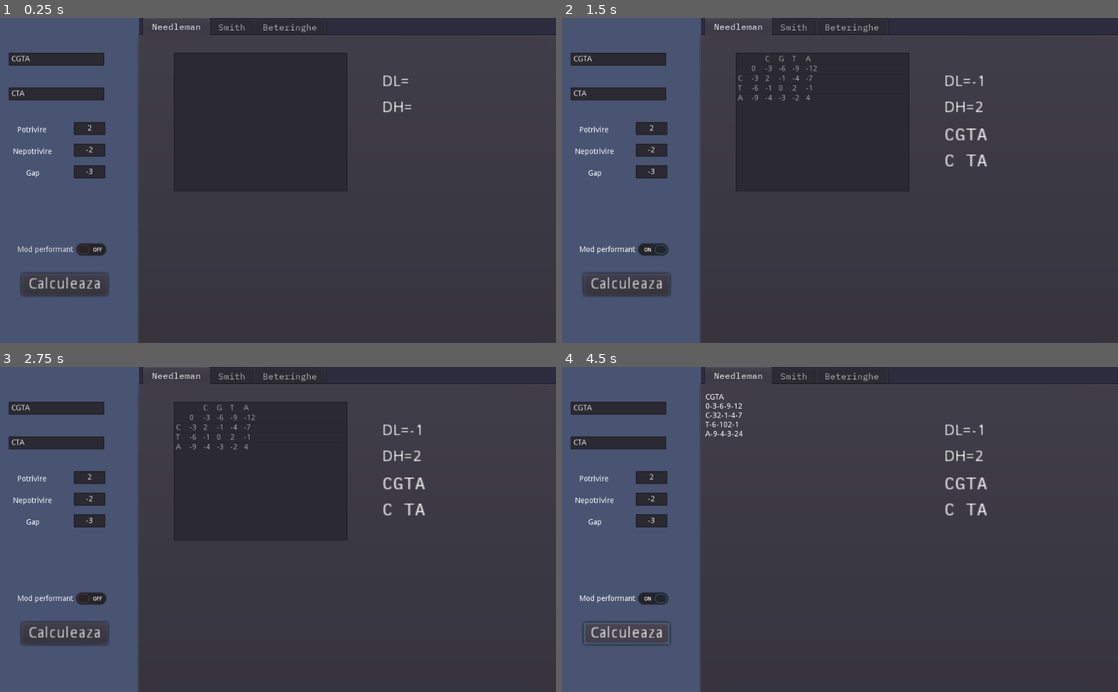
Above: before the commit, frames 1-4 (two rows, left to right).
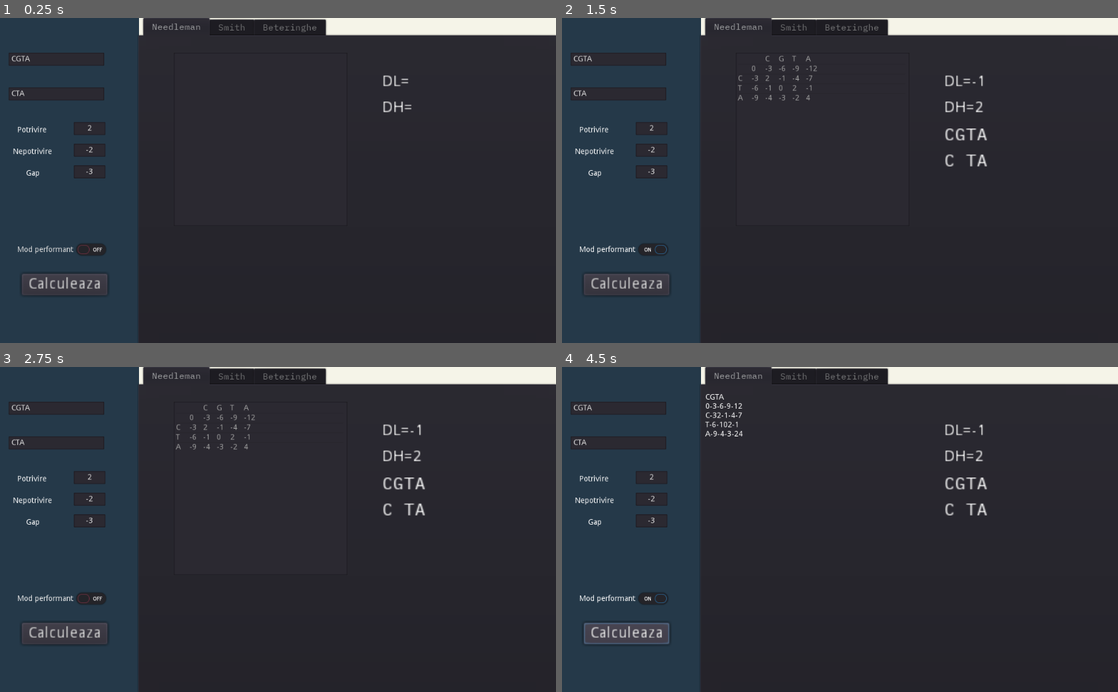
Above: after the commit, the same moments.

Repository: Drawsi/Bioinformatica
Game: Godot game, scene res://Main.tscn
The game is run twice, just before and just after one commit, with the same random seed, the same clock (stepped at 60 frames per second) and the same inputs.
Inputs:
- Up to frame 1 (0.25 s): no input
- Up to frame 2 (1.5 s): click "Calculeaza" at 0.5 s; click "Mod performant" at 1.25 s
- Up to frame 3 (2.75 s): click "Mod performant" at 2 s
- Up to frame 4 (4.5 s): click "Calculeaza" at 2.75 s; click "Mod performant" at 3.5 s; click "Calculeaza" at 4.25 s

The runs differ from the first frame. In frame 1, 24% of the frame differs, in the area x 0-100%, y 0-100%; in frame 2, 24%; in frame 3, 24%; in frame 4, 24%.

Commit message:
Version 2.3
Repaired backtrack
Improved performance

Diff:
--- a/Beteringhe.gd
+++ b/Beteringhe.gd
@@ -63,10 +63,12 @@
 				if x<height+2:
 					maxi=[matrix[x-1][y],matrix[x][y-1],matrix[x-1][y-1],-int(matrix[x+1][y-1])].max()
 
+	#						Creates the last row
 	matrix[height+2][0] = " "
 	for y in width+2:
 		if y>0:
 			matrix[height+2][y] = matrix[1][width+2-y]
+			print(matrix[height+2][y])
 
 func show_matrix():
 	if performance:
@@ -115,46 +117,66 @@
 		return g
 
 func backtrack(x,y):
-	if seq_max>0:
-		var highest = [matrix[x-1][y], matrix[x][y-1], matrix[x-1][y-1]].max()
-		if highest == matrix[x-1][y-1]:
-			seq1 = str(matrix[0][y-1]) + seq1
-			seq2 = str(matrix[x-1][0]) + seq2
-			backtrack(x-1,y-1)
-		elif highest == matrix[x-1][y]:
-			seq1 = " " + seq1
-			seq2 = str(matrix[x-1][0]) + seq2
-			backtrack(x-1,y)
-		elif highest == matrix[x][y-1]:
-			seq1 = str(matrix[0][y-1]) + seq1
-			seq2 = " " + seq2
-			backtrack(x,y-1)
+	while seq_max>0:
+		#		Defining the closest neighbours
+		var a = int(matrix[x-1][y])
+		var b = int(matrix[x][y-1])
+		var c = int(matrix[x-1][y-1])
+		var highest = [a,b,c].max()
+		#		Checking differences between highs
+		if a!=b || a!=c || b!=c:
+			match highest:
+				a:
+					seq1 = " " + seq1
+					seq2 = str(matrix[x-1][0]) + seq2
+					x = x-1
+				b:
+					seq1 = str(matrix[0][y-1]) + seq1
+					seq2 = " " + seq2
+					y = y-1
+				c:
+					seq1 = str(matrix[0][y-1]) + seq1
+					seq2 = str(matrix[x-1][0]) + seq2
+					x = x-1
+					y = y-1
+		else:
+			if a==b:
+				backtrack(x-1,y)#a
+				backtrack(x,y-1)#b
+			#	seq_max -= 1
+			elif a==c:
+				backtrack(x-1,y)#a
+				backtrack(x-1,y-1)#c
+			else:#a==c
+				backtrack(x-1,y)#a
+				backtrack(x-1,y-1)#c
 		seq_max -= 1
 
 func _on_Calc_pressed():
-	#						Initialising the basic vars
-	p = int(pot.get_text())
-	n = int(nepot.get_text())
-	g = int(gap.get_text())
-	s1_txt = s1.get_text()
-	s2_txt = s2.get_text()
-	if s1_txt and s2_txt:
-		width = s1_txt.length()
-		height = s2_txt.length()
-		seq_max = [height, width].max()
-	#						Erases any previous values
-	list.clear()
-	matrix = []
-	seq1 = ""
-	seq2 = ""
-	#						Starts processes
-	list.max_columns = width+2
-	Adrian_Beteringhe()
-	seq1 = str(matrix[height+1][0])
-	seq2 = str(matrix[0][width+1])
-	backtrack(height+1,width+1)
-	dl_dh()
-	show_matrix()
+	if get_parent().get_current_tab() == 2:
+		#						Initialising the basic vars
+		p = int(pot.get_text())
+		n = int(nepot.get_text())
+		g = int(gap.get_text())
+		s1_txt = s1.get_text()
+		s2_txt = s2.get_text()
+		if s1_txt and s2_txt:
+			width = s1_txt.length()
+			height = s2_txt.length()
+			seq_max = [height, width].max()
+		#						Erases any previous values
+		list.clear()
+		matrix = []
+		seq1 = ""
+		seq2 = ""
+		#						Starts processes
+		list.max_columns = width+2
+		Adrian_Beteringhe()
+		seq1 = str(matrix[height+1][0])
+		seq2 = str(matrix[0][width+1])
+		backtrack(height+1,width+1)
+		dl_dh()
+		show_matrix()
 
 func _on_CheckButton_pressed():
 	performance = !performance
--- a/Main.tscn
+++ b/Main.tscn
@@ -12,7 +12,7 @@
 [node name="BG" type="ColorRect" parent="."]
 margin_right = 1024.0
 margin_bottom = 600.0
-color = Color( 0.180392, 0.172549, 0.247059, 1 )
+color = Color( 0.964706, 0.960784, 0.913725, 1 )
 
 [node name="SidePanel" type="Control" parent="."]
 margin_right = 256.0
@@ -24,7 +24,7 @@
 [node name="ColorRect" type="ColorRect" parent="SidePanel"]
 anchor_right = 1.0
 anchor_bottom = 1.0
-color = Color( 0.286275, 0.333333, 0.45098, 1 )
+color = Color( 0.14902, 0.227451, 0.290196, 1 )
 
 [node name="S1" type="LineEdit" parent="SidePanel"]
 margin_left = 16.0
@@ -105,6 +105,7 @@
 text = "Calculeaza"
 
 [node name="TabContainer" type="TabContainer" parent="."]
+self_modulate = Color( 0.666667, 0.670588, 0.678431, 1 )
 anchor_right = 1.0
 anchor_bottom = 1.0
 margin_left = 256.0
@@ -126,7 +127,7 @@
 margin_left = 60.0
 margin_top = 24.0
 margin_right = 380.0
-margin_bottom = 280.0
+margin_bottom = 344.0
 auto_height = true
 same_column_width = true
 
--- a/Needleman.gd
+++ b/Needleman.gd
@@ -107,61 +107,66 @@
 		return g
 
 func backtrack(x,y):
-	if seq_max>0:
+	while seq_max>0:
+		#		Defining the closest neighbours
 		var a = int(matrix[x-1][y])
 		var b = int(matrix[x][y-1])
 		var c = int(matrix[x-1][y-1])
 		var highest = [a,b,c].max()
+		#		Checking differences between highs
 		if a!=b || a!=c || b!=c:
 			match highest:
 				a:
 					seq1 = " " + seq1
 					seq2 = str(matrix[x-1][0]) + seq2
-					backtrack(x-1,y)
+					x = x-1
 				b:
 					seq1 = str(matrix[0][y-1]) + seq1
 					seq2 = " " + seq2
-					backtrack(x,y-1)
+					y = y-1
 				c:
 					seq1 = str(matrix[0][y-1]) + seq1
 					seq2 = str(matrix[x-1][0]) + seq2
-					backtrack(x-1,y-1)
+					x = x-1
+					y = y-1
 		else:
 			if a==b:
-			#	backtrack(x-1,y)#a
-			#	backtrack(x,y-1)#b
+				backtrack(x-1,y)#a
+				backtrack(x,y-1)#b
 			#	seq_max -= 1
-				pass
 			elif a==c:
-				pass
+				backtrack(x-1,y)#a
+				backtrack(x-1,y-1)#c
 			else:#a==c
-				pass
+				backtrack(x-1,y)#a
+				backtrack(x-1,y-1)#c
 		seq_max -= 1
 
 func _on_Calc_pressed():
-	#						Initialising the basic vars
-	p = int(pot.get_text())
-	n = int(nepot.get_text())
-	g = int(gap.get_text())
-	s1_txt = s1.get_text()
-	s2_txt = s2.get_text()
-	if s1_txt and s2_txt:
-		width = s1_txt.length()
-		height = s2_txt.length()
-		seq_max = [height, width].max()
-	#						Erases any previous values
-	list.clear()
-	matrix = []
-	seq1 = ""
-	seq2 = ""
-	#						Starts processes
-	list.max_columns = width+2
-	Needleman_Wunsch()
-	seq1 = str(matrix[height+1][0])
-	seq2 = str(matrix[0][width+1])
-	backtrack(height+1,width+1)
-	dl_dh()
-	show_matrix()
+	if get_parent().get_current_tab() == 0:
+		#						Initialising the basic vars
+		p = int(pot.get_text())
+		n = int(nepot.get_text())
+		g = int(gap.get_text())
+		s1_txt = s1.get_text()
+		s2_txt = s2.get_text()
+		if s1_txt and s2_txt:
+			width = s1_txt.length()
+			height = s2_txt.length()
+			seq_max = [height, width].max()
+		#						Erases any previous values
+		list.clear()
+		matrix = []
+		seq1 = ""
+		seq2 = ""
+		#						Starts processes
+		list.max_columns = width+2
+		Needleman_Wunsch()
+		seq1 = str(matrix[height+1][0])
+		seq2 = str(matrix[0][width+1])
+		backtrack(height+1,width+1)
+		dl_dh()
+		show_matrix()
 
 func _on_CheckButton_pressed():
 	performance = !performance
--- a/Smith.gd
+++ b/Smith.gd
@@ -61,18 +61,24 @@
 				else:
 					maxi=[matrix[x-1][y],matrix[x][y-1],matrix[x-1][y-1]].max()
 					matrix[x][y]=maxi + png_test(x,y)
-
+				#		If the value < 0 it becomes 0
 				if matrix[x][y]<0:
 					matrix[x][y]=0
 	for x in height+2:
 		for y in width+2:
 			if x>1 and y>1:
+				#		Calculates the highest value for backtrack
 				if matrix[x][y]>matrix[i][j]:
 					i = x
 					j = y
+	#Starts the backtrack sequences
 	seq1 = str(matrix[i][0])
 	seq2 = str(matrix[0][j])
-	backtrack(i,j)
+				#		Checks wheather or not there are multiple values
+	for x in height+2:
+		for y in width+2:
+			if x>1 and y>1 and matrix[x][y]==matrix[i][j]:
+				backtrack(i,j)
 
 func show_matrix():
 	if performance:
@@ -121,43 +127,63 @@
 		return g
 
 func backtrack(x,y):
-	if seq_max>0:
-		var highest = [matrix[x-1][y], matrix[x][y-1], matrix[x-1][y-1]].max()
-		if highest == matrix[x-1][y-1]:
-			seq1 = str(matrix[0][y-1]) + seq1
-			seq2 = str(matrix[x-1][0]) + seq2
-			backtrack(x-1,y-1)
-		elif highest == matrix[x-1][y]:
-			seq1 = " " + seq1
-			seq2 = str(matrix[x-1][0]) + seq2
-			backtrack(x-1,y)
-		elif highest == matrix[x][y-1]:
-			seq1 = str(matrix[0][y-1]) + seq1
-			seq2 = " " + seq2
-			backtrack(x,y-1)
+	while seq_max>0:
+		#		Defining the closest neighbours
+		var a = int(matrix[x-1][y])
+		var b = int(matrix[x][y-1])
+		var c = int(matrix[x-1][y-1])
+		var highest = [a,b,c].max()
+		#		Checking differences between highs
+		if a!=b || a!=c || b!=c:
+			match highest:
+				a:
+					seq1 = " " + seq1
+					seq2 = str(matrix[x-1][0]) + seq2
+					x = x-1
+				b:
+					seq1 = str(matrix[0][y-1]) + seq1
+					seq2 = " " + seq2
+					y = y-1
+				c:
+					seq1 = str(matrix[0][y-1]) + seq1
+					seq2 = str(matrix[x-1][0]) + seq2
+					x = x-1
+					y = y-1
+		else:
+			if a==b:
+				backtrack(x-1,y)#a
+				backtrack(x,y-1)#b
+			#	seq_max -= 1
+			elif a==c:
+				backtrack(x-1,y)#a
+				backtrack(x-1,y-1)#c
+			else:#a==c
+				backtrack(x-1,y)#a
+				backtrack(x-1,y-1)#c
 		seq_max -= 1
 
 func _on_Calc_pressed():
+	if get_parent().get_current_tab() == 1:
 	#						Initialising the basic vars
-	p = int(pot.get_text())
-	n = int(nepot.get_text())
-	g = int(gap.get_text())
-	s1_txt = s1.get_text()
-	s2_txt = s2.get_text()
-	if s1_txt and s2_txt:
-		width = s1_txt.length()
-		height = s2_txt.length()
-		seq_max = [height, width].max()
-	#						Erases any previous values
-	list.clear()
-	matrix = []
-	seq1 = ""
-	seq2 = ""
-	#						Starts processes
-	list.max_columns = width+2
-	Smith_Waterman()
-	dl_dh()
-	show_matrix()
+		p = int(pot.get_text())
+		n = int(nepot.get_text())
+		g = int(gap.get_text())
+		s1_txt = s1.get_text()
+		s2_txt = s2.get_text()
+		if s1_txt and s2_txt:
+			width = s1_txt.length()
+			height = s2_txt.length()
+			seq_max = [height, width].max()
+		#						Erases any previous values
+		list.clear()
+		matrix = []
+		seq1 = ""
+		seq2 = ""
+		#						Starts processes
+		list.max_columns = width+2
+		Smith_Waterman()
+		dl_dh()
+		show_matrix()
 
 func _on_CheckButton_pressed():
 	performance = !performance
